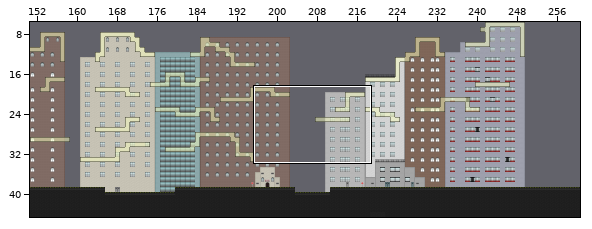
A Tiled map gets an edit: MagnetBoy/MagnetBoy/MagnetBoyContent/WillysMap.tmx. The first picture is a wide view before the edit; the outline marks the close-up.
Close-up. First the earlier version:
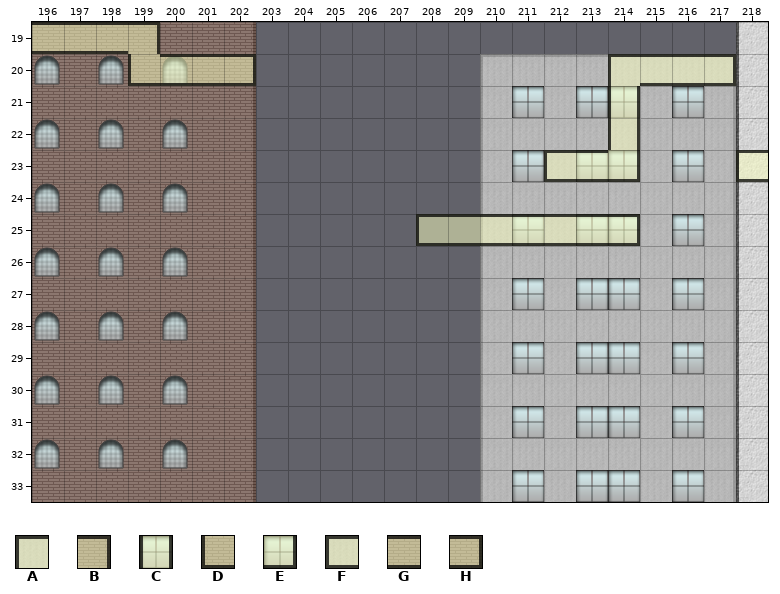
Cells are 32x32 px. Shown: x 196..218, y 19..33. The commit also changed other parts of the map, which this record leaves out.
Key: from "citySolid": A 0, B 2, C 15, D 24, E 26, F 36, G 37, H 38.
_ is an empty cell.
Layers that did not change in this view are not listed.
Layer "Eric" before, first column x 196:
19 GGGB___________________
20 ___DGGH___________AGGH_
21 __________________C____
22 __________________C____
23 ________________FGE___F
24 _______________________
25 ____________FGGGGGH____
26 _______________________
27 _______________________
28 _______________________
29 _______________________
30 _______________________
31 _______________________
32 _______________________
33 _______________________
After:
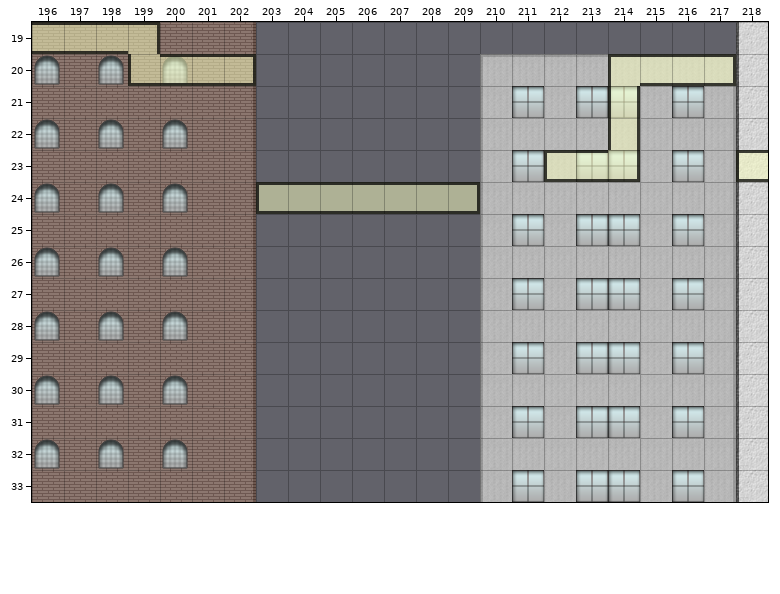
See-through tiles are keyed as they look on the map.
What changed:
Layer "Eric":
Tile F is added in row 24 at x 203.
Tile G is added in row 24 at x 204 to 208.
Tile H is added in row 24 at x 209.
The author cleared tile F in row 25 at x 208.
The author cleared tile G in row 25 at x 209 to 213.
The author cleared tile H in row 25 at x 214.
